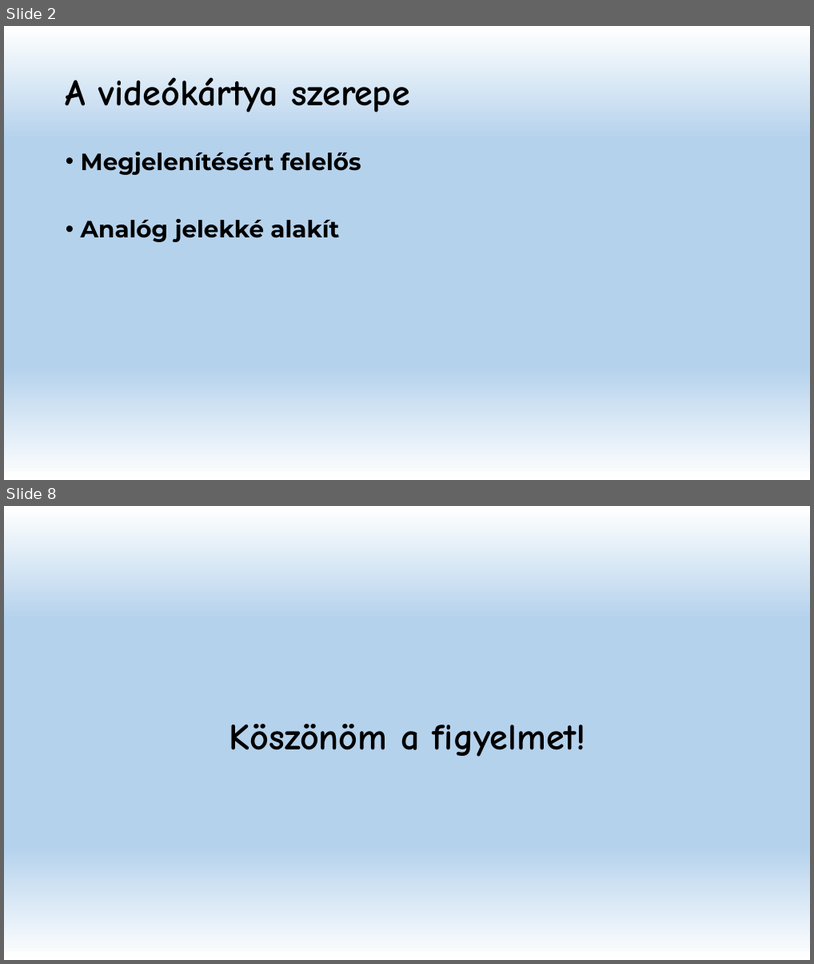
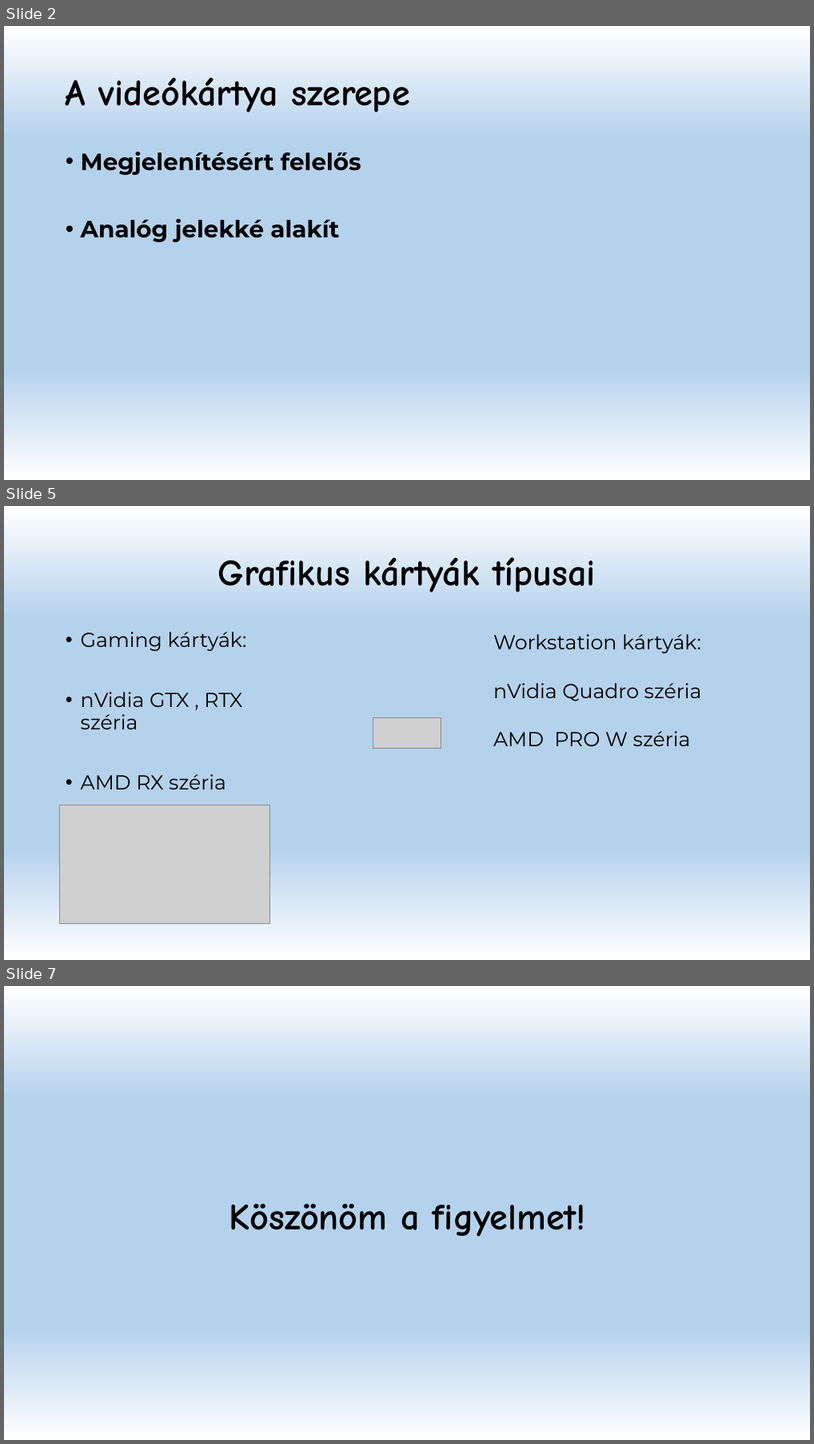
Before and after one commit to Sauher/SchauerRepo, a slide deck: Videókártya.pptx. Shown one above the other, each under a label of ours: slides 2 and 8 before the commit, slides 2, 5 and 7 after it; the slides between them are not shown. The pictures are 814x964 and 814x1444 pixels, drawn with LibreOffice and Linux fonts; fonts in the diff are those of the drawing; grey boxes stand for pictures. Boxes give left, top, right and bottom in pixels: in the first picture for what was removed or moved away, otherwise in the second. Text is boxed around its words. In the diff, an @@ line names an element or a change of style, - is before the commit and + after.

```diff
--- a/Videókártya.pptx
+++ b/Videókártya.pptx
@@ slide 5 added at (4, 506, 810, 960), background gradient #FFFFFF to #B5D2EC @@
@@ title added at (218, 557, 596, 592), 44 pt, text #000000, bold @@
+Grafikus kártyák típusai
@@ text added at (81, 632, 247, 789), 24 pt, text #000000 @@
+• Gaming kártyák:
+• nVidia GTX , RTX széria
+• AMD RX széria
@@ text added at (494, 634, 702, 746), 24 pt, text #000000 @@
+Workstation kártyák:
+nVidia Quadro széria
+AMD PRO W széria
@@ picture added at (373, 718, 442, 748) @@
@@ picture added at (60, 805, 270, 924) @@
@@ what was slide 8 is now slide 7 @@
```
Also in this commit, not shown: 2 other slides added, 4 slides removed.
